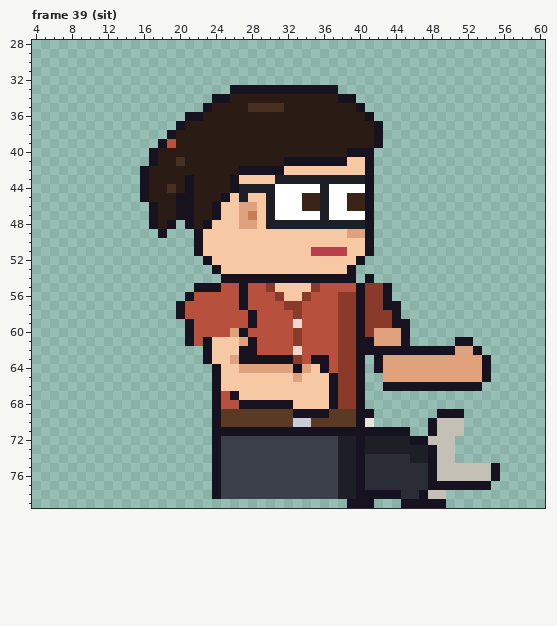
Two versions of one pixel-art file, sprites/clients/client_designer_b_right_anim.aseprite. The first picture shows the starting point.
64x80 pixels, 85 frames. Colours within 5 levels of each other are drawn and written as one. Shown: frame 39 (sit): x 4..60, y 28..79. The commit also changed other frames, which this record leaves out.
And afterwards:
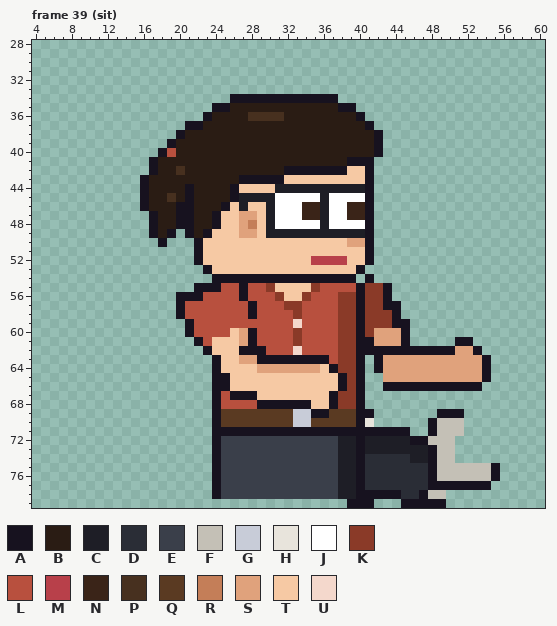
Palette (. is transparent): A #17121f  B #2a1c14  C #1e1e26  D #2a2d36  E #3a3f4a  F #c4c0b6  G #c8ccd8  H #e8e4dc  J #ffffff  K #8a3a28  L #b8503e  M #b8404a  N #3a2418  P #47301f  Q #5a3a22  R #c47e58  S #e0a27c  T #f6c9a4  U #f4d8cc
The edit:
Frame 39 (sit):
The author put colour A in row 40 at x 42; in row 46 at x 16; in row 48 at x 20; in row 49 at x 17, 19 and 21; in row 50 at x 18; in row 52 at x 22 and 41.
The author put colour A in row 53 at x 23 and 40; in row 54 at x 24; in row 56 at x 20.
Colour B becomes colour A in row 34 at x 26 to 37; in row 35 at x 24 to 25 and 38 to 39; in row 36 at x 23 and 40; in row 37 at x 21 to 22 and 41; in row 38 at x 20; in row 40 at x 18.
Colour B becomes colour A in row 42 at x 17.
Colour C becomes colour A in row 43 at x 31.
Colour K becomes colour A in row 63 at x 33; in rows 65 to 66 at x 38.
Colour L becomes colour A in row 39 at x 19; in row 56 at x 22; in row 57 at x 28; in row 60 at x 28; in row 61 at x 22; in row 62 at x 29.
Colour L becomes colour A in row 63 at x 34; in row 64 at x 37.
Colour T becomes colour A in row 41 at x 39 to 40; in row 42 at x 32 to 38; in row 43 at x 27 to 30; in row 45 at x 26; in row 46 at x 25; in row 48 at x 24.
Colour T becomes colour A in row 49 at x 23; in row 63 at x 24; in rows 65 to 66 at x 25; in row 67 at x 27 to 28; in row 68 at x 33 to 34.
Colour A becomes colour B in row 40 at x 39 to 41; in row 41 at x 32 to 38; in row 42 at x 27 to 31; in row 43 at x 21 and 26; in row 45 at x 20 and 25; in row 46 at x 17 and 24.
Colour A becomes colour B in row 48 at x 19 and 23; in row 49 at x 18 and 22.
Colour P becomes colour B in row 35 at x 28 to 31; in row 41 at x 20; in row 44 at x 19.
Colour J becomes colour C in row 44 at x 31 to 35 and 37 to 40.
Colour S becomes colour C in row 46 at x 27; in row 49 at x 39 to 40.
Colour T becomes colour C in row 45 at x 28 to 29; in row 49 at x 30 to 38.
Colour A becomes colour G in row 69 at x 33 to 34.
Colour C becomes colour J in row 48 at x 31 to 35 and 37 to 40.
Colour N becomes colour J in row 45 at x 34 to 35 and 39 to 40.
Colour A becomes colour L in row 57 at x 27; in row 59 at x 28; in row 61 at x 23; in row 68 at x 27 to 28.
Colour B becomes colour L in row 40 at x 19.
Colour T becomes colour M in row 52 at x 35 to 38.
Colour J becomes colour N in row 47 at x 34 to 35 and 39 to 40.
Colour B becomes colour P in row 36 at x 28 to 31; in row 42 at x 20; in row 45 at x 19.
Colour S becomes colour R in row 48 at x 28.
Colour A becomes colour S in row 60 at x 27; in row 63 at x 27 to 28; in row 64 at x 33.
Colour R becomes colour S in row 47 at x 28.
Colour T becomes colour S in row 49 at x 27 to 28; in row 50 at x 39 to 40; in row 64 at x 35.
Colour A becomes colour T in row 52 at x 23 and 40; in row 53 at x 24 and 39; in row 64 at x 36; in rows 65 to 66 at x 37.
Colour C becomes colour T in row 43 at x 32 to 40; in row 44 at x 27 to 30.
Colour M becomes colour T in row 51 at x 35 to 38.
Colour S becomes colour T in row 46 at x 28; in row 60 at x 26; in row 63 at x 26; in row 64 at x 27 to 28; in row 65 at x 33.
The edit erases colour A in row 33 at x 26 to 37; in row 34 at x 24 to 25 and 38 to 39; in row 35 at x 23 and 40; in row 36 at x 21 to 22 and 41; in row 37 at x 20 and 42; in row 38 at x 19.
The edit erases colour A in row 39 at x 18; in row 40 at x 17; in row 42 at x 16; in row 61 at x 21; in row 63 at x 23.
